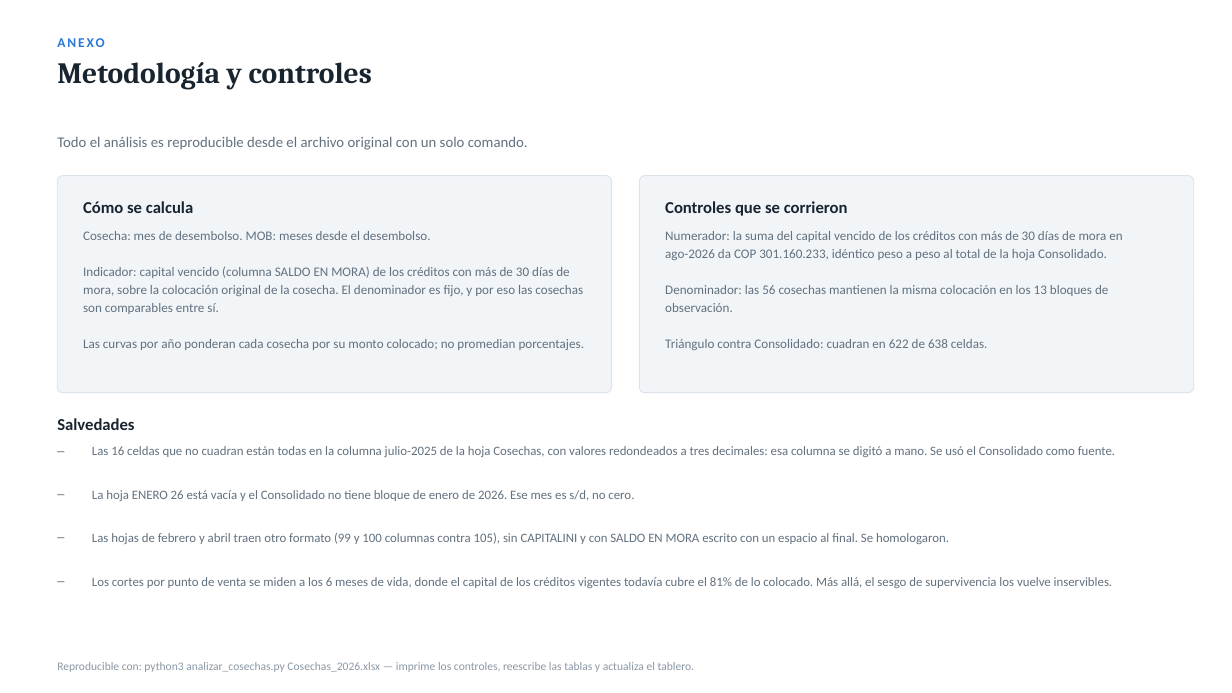
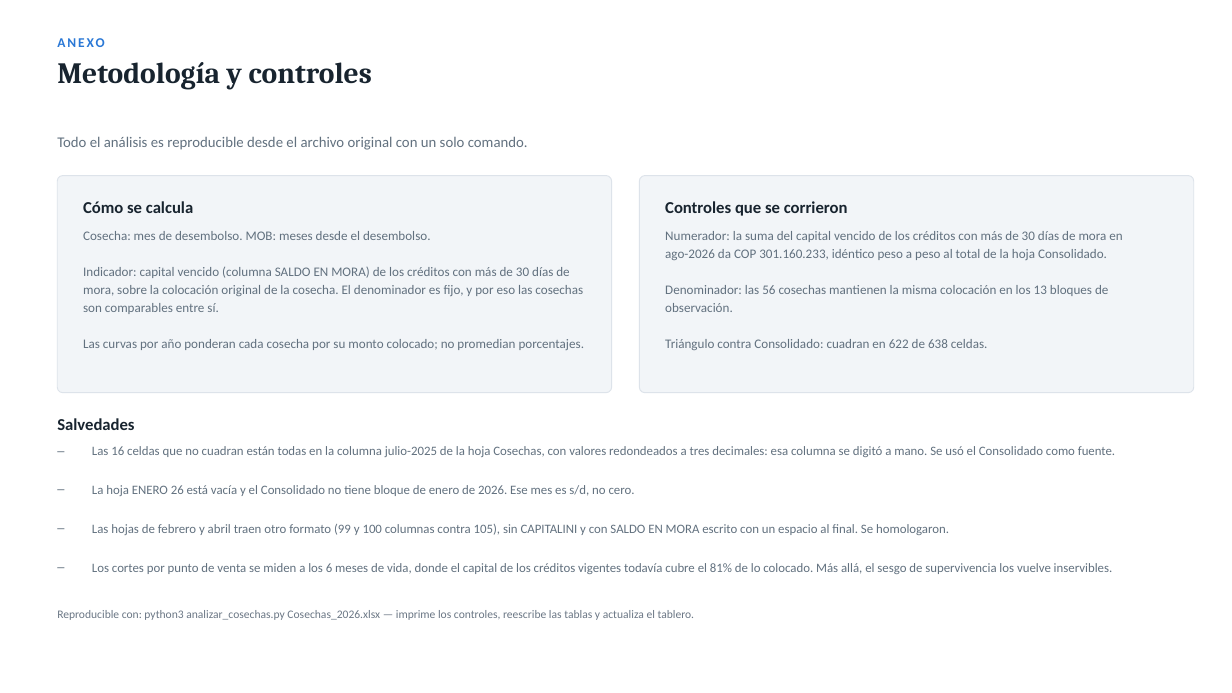
Before and after one commit to Coco-estadistica/coco-dashboard, a slide deck: slide 20 of cosechas_districolmotos/junta/Cosechas_Districolmotos_Junta.pptx. Drawn at 1232x693 pixels with LibreOffice and Linux fonts; fonts in the diff are those of the drawing. Boxes give left, top, right and bottom in pixels: in the first picture for what was removed or moved away, otherwise in the second. Text is boxed around its words. In the diff, an @@ line names an element or a change of style, - is before the commit and + after.

```diff
--- a/cosechas_districolmotos/junta/Cosechas_Districolmotos_Junta.pptx
+++ b/cosechas_districolmotos/junta/Cosechas_Districolmotos_Junta.pptx
@@ text "La hoja ENERO 26 está ...": place and size @@
-text "La hoja ENERO 26 está ..." at [92,490,634,501]
+text "La hoja ENERO 26 está ..." at [92,485,635,496]
@@ text "Las hojas de febrero y ...": place and size @@
-text "Las hojas de febrero y ..." at [92,533,949,544]
+text "Las hojas de febrero y ..." at [92,524,949,535]
@@ text "Los cortes por punto de ...": place and size @@
-text "Los cortes por punto de ..." at [92,577,1113,588]
+text "Los cortes por punto de ..." at [92,563,1113,574]
@@ text "Reproducible con: python3 analizar_cosechas.py Cosechas_2026 ...": place and size @@
-text "Reproducible con: python3 analizar_cosechas.py Cosechas_2026 ..." at [57,662,695,672]
+text "Reproducible con: python3 analizar_cosechas.py Cosechas_2026 ..." at [57,610,695,620]
@@ text "Reproducible con: python3 analizar_cosechas.py Cosechas_2026 ..." at [57,610,695,620]: text colour #8B98A5 to #6B7785; vertical alignment bottom to top @@
```
Also in this commit, not shown: 16 other slides changed, 1 other file.
